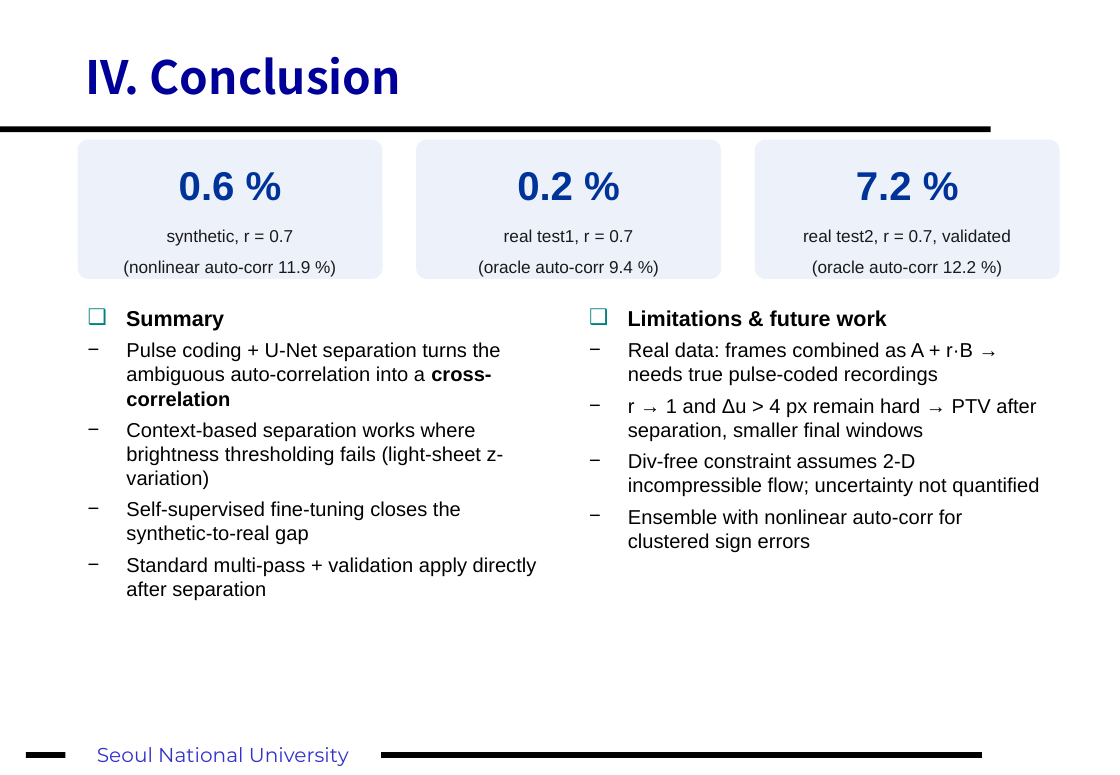
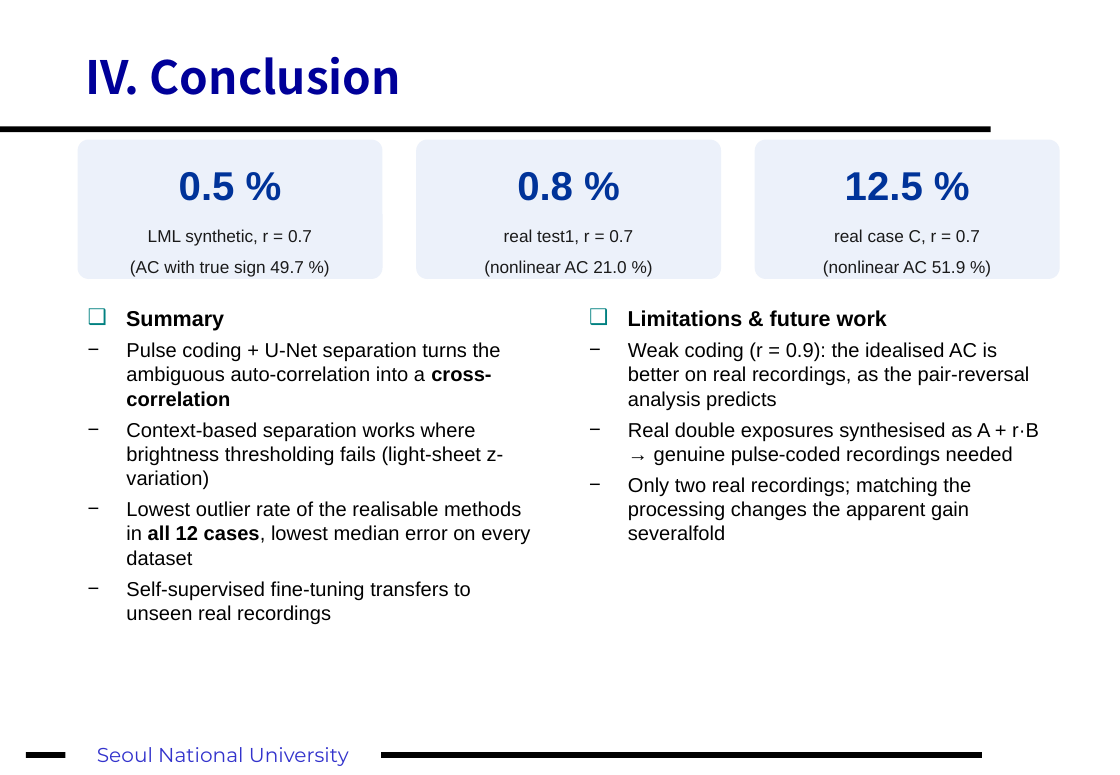
Before and after one commit to fosherrat/piv_termproject, a slide deck: slide 21 of presentation/PIV_term_project.pptx (slide 20 before the commit). Drawn at 1120x775 pixels with LibreOffice and Linux fonts; fonts in the diff are those of the drawing. Boxes give left, top, right and bottom in pixels: in the first picture for what was removed or moved away, otherwise in the second. Text is boxed around its words. In the diff, an @@ line names an element or a change of style, - is before the commit and + after.

```diff
--- a/presentation/PIV_term_project.pptx
+++ b/presentation/PIV_term_project.pptx
@@ text in rounded rectangle at [130,172,312,277]: text changed @@
-0.6 %
-synthetic, r = 0.7
-(nonlinear auto-corr 11.9 %)
+0.5 %
+LML synthetic, r = 0.7
+(AC with true sign 49.7 %)
@@ text in rounded rectangle at [484,172,633,277]: text changed @@
-0.2 %
-real test1, r = 0.7
-(oracle auto-corr 9.4 %)
+0.8 %
+real test1, r = 0.7
+(nonlinear AC 21.0 %)
@@ text in rounded rectangle at [823,172,980,277]: text changed @@
-7.2 %
-real test2, r = 0.7, validated
-(oracle auto-corr 12.2 %)
+12.5 %
+real case C, r = 0.7
+(nonlinear AC 51.9 %)
@@ text at [628,342,1039,541]: text changed @@
-− Real data: frames combined as A + r·B → needs true pulse-coded recordings
-− r → 1 and Δu > 4 px remain hard → PTV after separation, smaller final windows
-− Div-free constraint assumes 2-D incompressible flow; uncertainty not quantified
-− Ensemble with nonlinear auto-corr for clustered sign errors
+− Weak coding (r = 0.9): the idealised AC is better on real recordings, as the pair-reversal analysis predicts
+− Real double exposures synthesised as A + r·B → genuine pulse-coded recordings needed
+− Only two real recordings; matching the processing changes the apparent gain severalfold
@@ text at [126,501,530,624]: text changed @@
-− Self-supervised fine-tuning closes the synthetic-to-real gap
-− Standard multi-pass + validation apply directly after separation
+− Lowest outlier rate of the realisable methods in all 12 cases, lowest median error on every dataset
+− Self-supervised fine-tuning transfers to unseen real recordings
```
Also in this commit, not shown: 5 other slides changed, 6 slides added, 5 slides removed.
